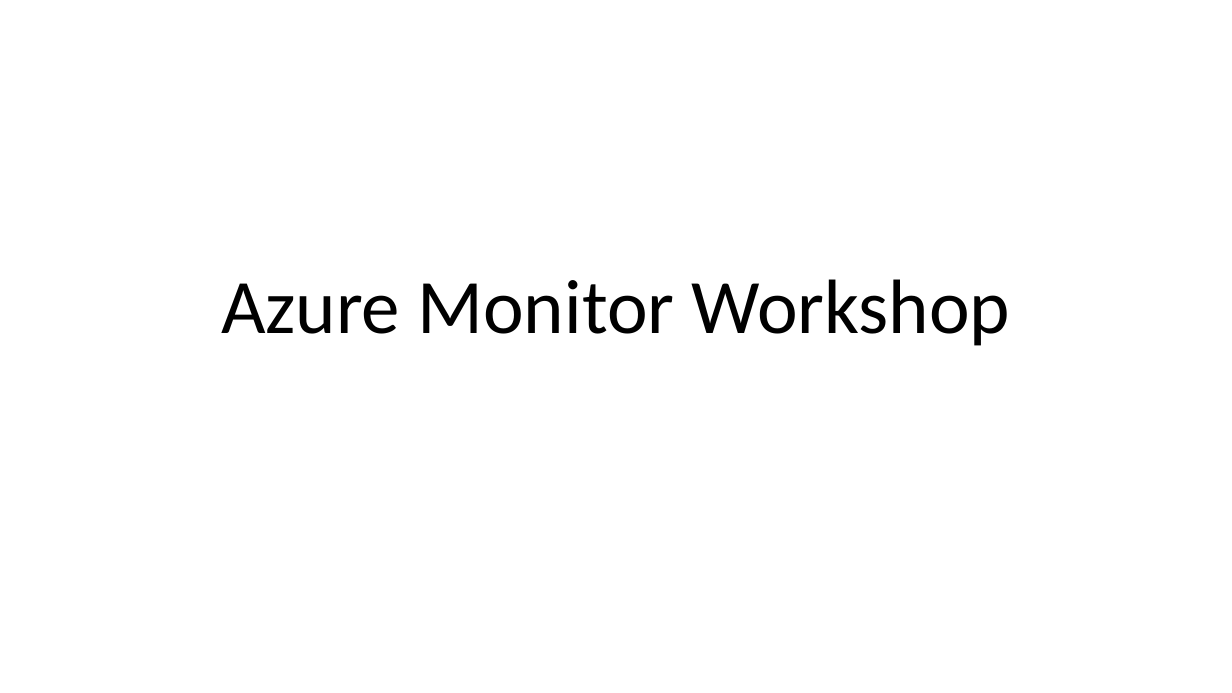
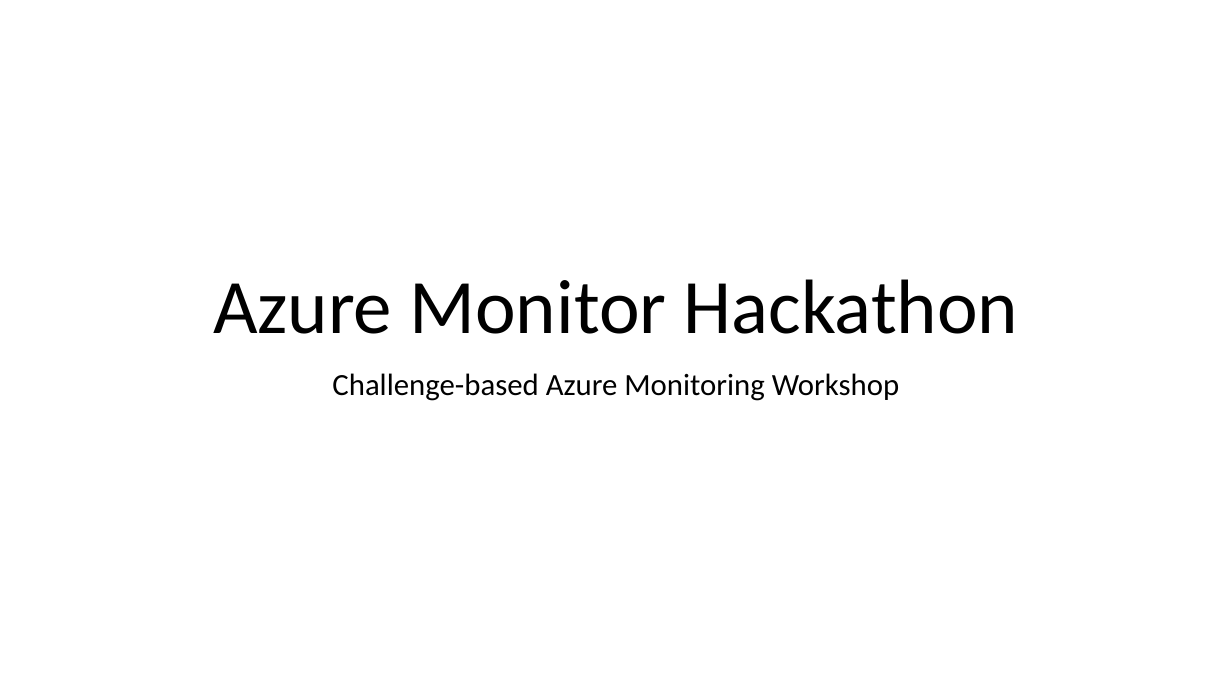
Before and after one commit to msghaleb/AzureMonitorHackathon, a slide deck: slide 1 of Student/Guides/Challenges.pptx. Drawn at 1232x693 pixels with LibreOffice and Linux fonts; fonts in the diff are those of the drawing. Boxes give left, top, right and bottom in pixels: in the first picture for what was removed or moved away, otherwise in the second. Text is boxed around its words. In the diff, an @@ line names an element or a change of style, - is before the commit and + after.

```diff
--- a/Student/Guides/Challenges.pptx
+++ b/Student/Guides/Challenges.pptx
@@ title at [213, 279, 1018, 334]: text changed @@
-Azure Monitor Workshop
+Azure Monitor Hackathon
@@ subtitle added at [332, 373, 899, 401], 24 pt, text #000000 @@
+Challenge-based Azure Monitoring Workshop
```
Also in this commit, not shown: 5 other slides changed.
